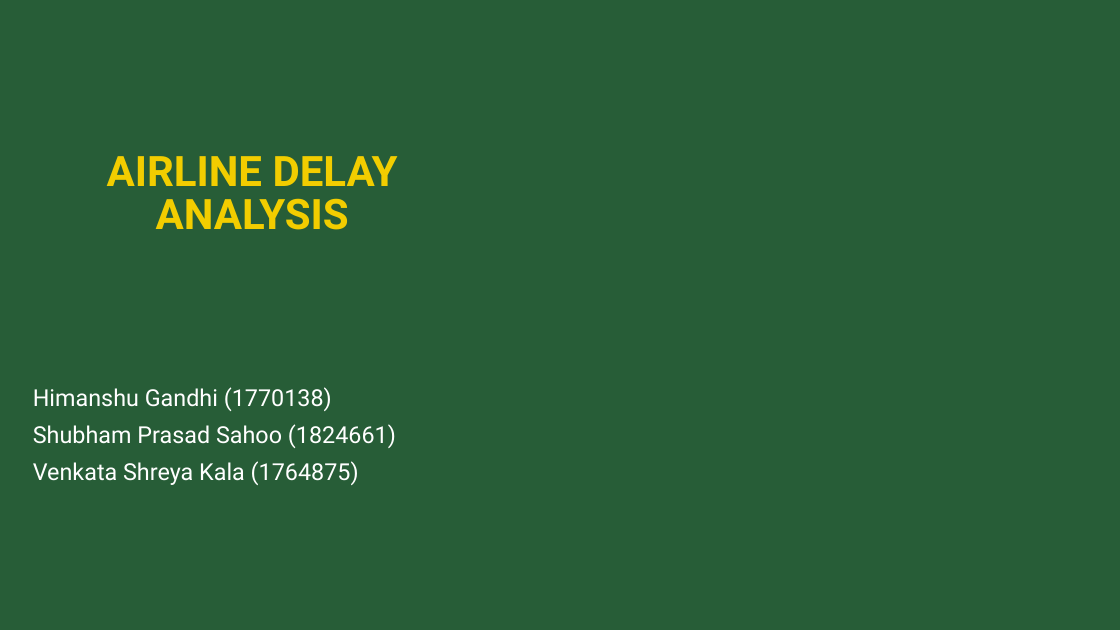
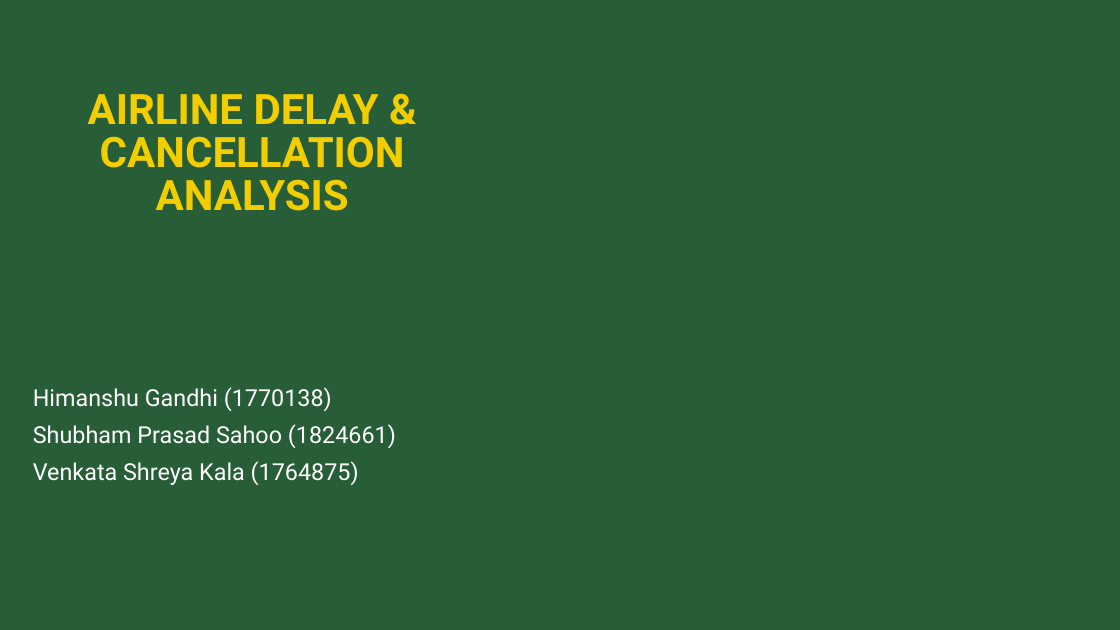
Before and after one commit to sk2003hw/Airline_Delay_and_Cancellation_Analysis, a slide deck: slide 1 of MATH 509_Project Presentation_Draft.pptx. Drawn at 1120x630 pixels with LibreOffice and Linux fonts; fonts in the diff are those of the drawing; background and template pictures are left out. Boxes give left, top, right and bottom in pixels: in the first picture for what was removed or moved away, otherwise in the second. Text is boxed around its words. In the diff, an @@ line names an element or a change of style, - is before the commit and + after.

```diff
--- a/MATH 509_Project Presentation_Draft.pptx
+++ b/MATH 509_Project Presentation_Draft.pptx
@@ title at bbox=[88, 94, 405, 211]: text changed @@
-AIRLINE DELAY ANALYSIS
+AIRLINE DELAY & CANCELLATION ANALYSIS
```
Also in this commit, not shown: 11 other slides changed, 4 slides added, 3 slides removed.
